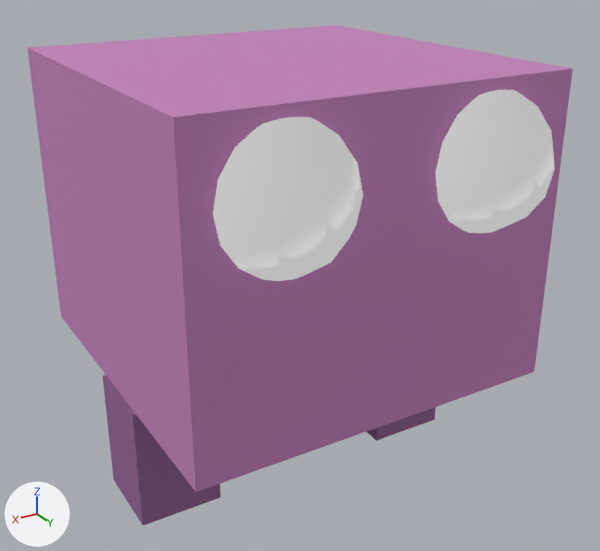
Renders of the glTF model apps/flutter3d_editor/assets/templates/platformer/model.enemy.glb from each side of a commit.
The view is the same before and after, from a 50 mm lens placed at (0.55, 0.969, 0.427), pointed at (-0.009, 0.037, -0.039). Every picture has the same lights, and +X, +Y and +Z are marked at lower left. The first picture is the older version.

Names of what the first picture shows: 'enemy'.
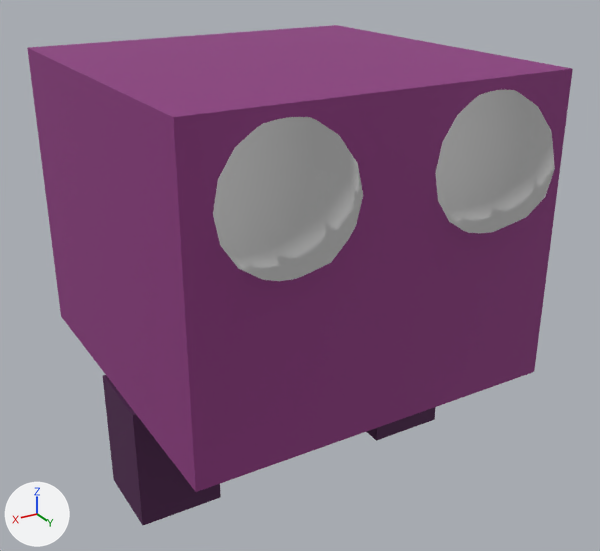
Location of each change, (x1, y1, x2, y2) in pixels of the pictures (600 x 551 px):
'enemy', recoloured, surface changed (darker)
    both: (27, 25, 573, 525)

What changed in the scene script:
```text
Change mat_material_0:
    mat_material_0.base_color: (0.55, 0.22, 0.5) -> (0.263, 0.0398, 0.214)  # pink #c481bc -> purple #8c387f
Change mat_material_1:
    mat_material_1.emission_strength: 0.5 -> 0.214
Change mat_material_2:
    mat_material_2.emission_strength: 0.5 -> 0.214
Change mat_material_3:
    mat_material_3.base_color: (0.3, 0.12, 0.3) -> (0.0732, 0.0134, 0.0732)  # purple #956195 -> dark purple #4c1f4c
Change mat_material_4:
    mat_material_4.base_color: (0.3, 0.12, 0.3) -> (0.0732, 0.0134, 0.0732)  # purple #956195 -> dark purple #4c1f4c
```
